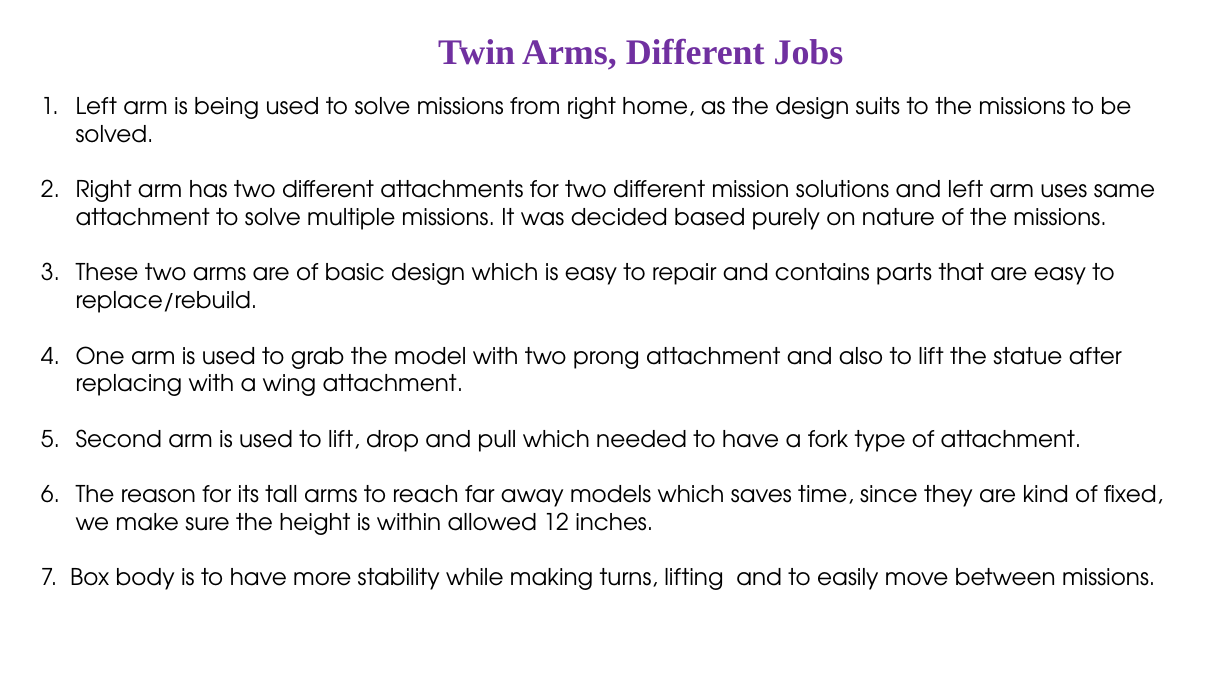
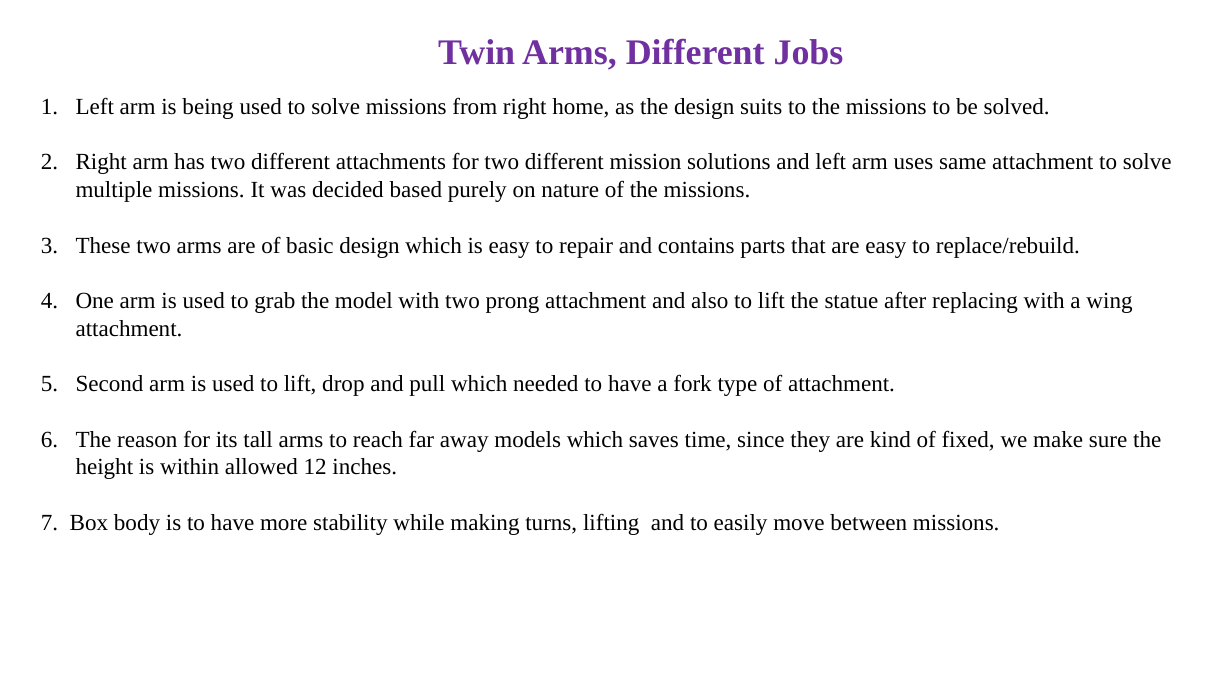
Before and after one commit to rkolavennu/EarthBuilders, a slide deck: slide 3 of Robot Design.pptx. Drawn at 1232x693 pixels with LibreOffice and Linux fonts; fonts in the diff are those of the drawing. Boxes give left, top, right and bottom in pixels: in the first picture for what was removed or moved away, otherwise in the second. Text is boxed around its words. In the diff, an @@ line names an element or a change of style, - is before the commit and + after.

```diff
--- a/Robot Design.pptx
+++ b/Robot Design.pptx
@@ text "Left arm is being used ..." at (x1=41, y1=97, x2=1172, y2=535): font TeX Gyre Adventor to Times New Roman @@
```
Also in this commit, not shown: 3 other slides changed, 1 slide added.
